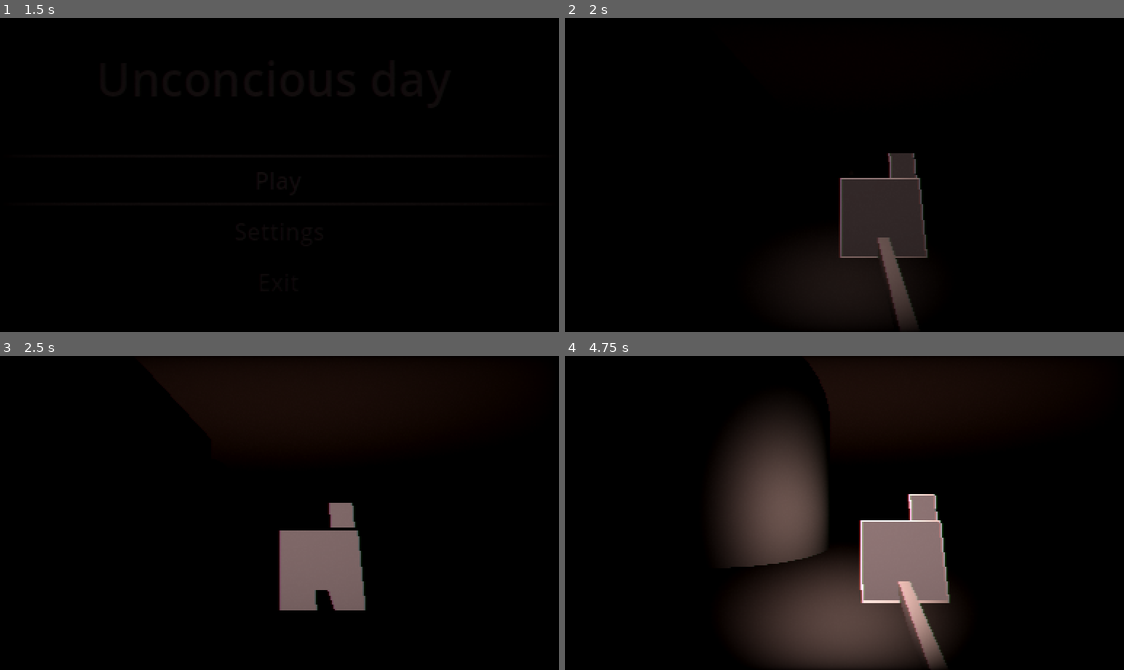
Above: before the commit, frames 1-4 (two rows, left to right).
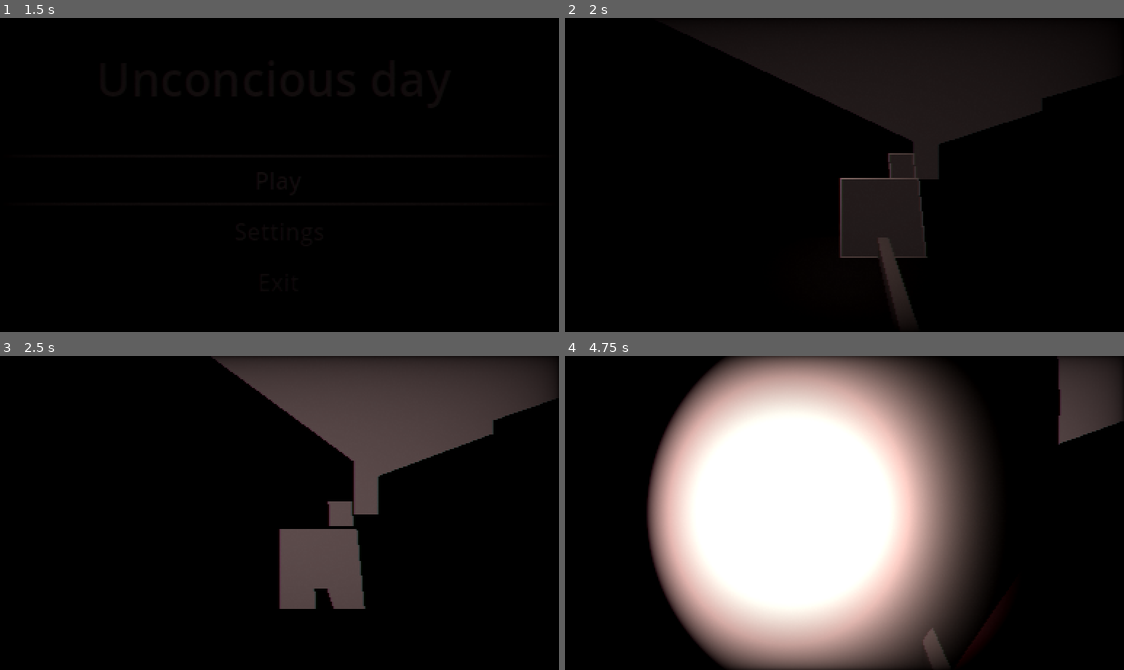
Above: after the commit, the same moments.

Repository: KamiNuke/SpookyJam
Game: Godot game, scene res://scenes/default.tscn
The game is run twice, just before and just after one commit, with the same random seed, the same clock (stepped at 60 frames per second) and the same inputs. The engine's default icon, where the game draws it, is replaced by a stand-in: a white triangle on a blue panel in a dark square.
Inputs (mouse positions are in pixels of both pictures, inside the frame that each line leads up to):
- Up to frame 1 (1.5 s): click "Play" at 0.5 s; click "Play" at 1.25 s
- Up to frame 2 (2 s): no input
- Up to frame 3 (2.5 s): move the mouse to (307, 513) at 2.02 s; hold W (up) from 2.03 s (still down); hold F (flashlight) from 2.03 s (still down)
- Up to frame 4 (4.75 s): keep holding W (up); move the mouse to (816, 513) at 2.77 s; release F (flashlight) at 2.78 s; tap Shift (sprint) at 2.85, 4.35 s; move the mouse to (861, 506) at 3.52 s; hold F (flashlight) 3.53-4.28 s; move the mouse to (838, 519) at 4.27 s

Frame 1 is identical in both runs. In frame 2, 8.9% of the frame differs, in the area x 27-90%, y 9-96%; in frame 3, 20%; in frame 4, 54%, in the area x 14-100%, y 0-100%.

Commit message:
now you can walk up and down stairs

Diff:
--- a/scenes/levels/fabric-blockout.tscn
+++ b/scenes/levels/fabric-blockout.tscn
@@ -1,6 +1,8 @@
-[gd_scene load_steps=20 format=3 uid="uid://cqttd845lqbw2"]
+[gd_scene load_steps=22 format=3 uid="uid://cqttd845lqbw2"]
 
 [ext_resource type="Texture2D" uid="uid://kmt4pecauj55" path="res://assets/dev/raw-textures/refs/1-segment.png" id="1_6nik8"]
+[ext_resource type="PackedScene" uid="uid://bbck6ynukyxtp" path="res://scenes/utilities/player_controller.tscn" id="2_r67dc"]
+[ext_resource type="PackedScene" uid="uid://bak8ltrhbmlv5" path="res://scenes/utilities/CSGStairMaker3D.tscn" id="3_fxuma"]
 
 [sub_resource type="PlaneMesh" id="PlaneMesh_k3gsl"]
 size = Vector2(60, 60)
@@ -321,3 +323,11 @@
 [node name="CSGBox3D3" type="CSGBox3D" parent="front_corpus"]
 transform = Transform3D(1, 0, 0, 0, 1, 0, 0, 0, 1, 0.29699707, 10.133442, 9.599945)
 size = Vector3(10.9, 4.5, 30.6)
+
+[node name="PlayerController" parent="." instance=ExtResource("2_r67dc")]
+transform = Transform3D(1, 0, 0, 0, 1, 0, 0, 0, 1, -18.001308, 1.809734, -16.420845)
+
+[node name="CSGStairMaker3D" parent="." instance=ExtResource("3_fxuma")]
+transform = Transform3D(1, 0, 0, 0, 1, 0, 0, 0, 1, -15.280065, 0.5, -14.544092)
+use_collision = true
+num_stairs = 25
--- a/scenes/main_menu.gd
+++ b/scenes/main_menu.gd
@@ -14,7 +14,7 @@
 	pass
 
 func _on_play_button_button_up() -> void:
-	emit_signal("change_scene", get_node("."), "res://scenes/levels/test_level.tscn")
+	emit_signal("change_scene", get_node("."), "res://scenes/levels/fabric-blockout.tscn")
 
 func _on_exit_button_button_up() -> void:
 	emit_signal("change_scene", get_node("."), "res://scenes/quit_scene.tscn")
--- /dev/null
+++ b/scenes/utilities/CSGStairMaker3D.tscn
@@ -0,0 +1,64 @@
+[gd_scene load_steps=2 format=3 uid="uid://bak8ltrhbmlv5"]
+
+[sub_resource type="GDScript" id="GDScript_0eugj"]
+script/source = "@tool
+extends CSGBox3D
+
+@export var num_stairs : int = 10
+
+var _cur_num_stairs = -1
+var _cur_size : Vector3
+
+func make_stairs():
+	#if not Engine.is_editor_hint():
+		#return
+	#
+	num_stairs = clampi(num_stairs, 0, 999)
+
+	var stairs_poly = $StairsSubtractCSG#add_fresh_stairs_csg_poly()
+
+	var point_arr : PackedVector2Array = PackedVector2Array()
+	var step_height = self.size.y / num_stairs
+	var step_width = self.size.x / num_stairs
+
+	if num_stairs == 0:
+		# For 0 stairs make a ramp
+		point_arr.append(Vector2(self.size.x, self.size.y))
+		point_arr.append(Vector2(0, self.size.y))
+		point_arr.append(Vector2(0, 0))
+	else:
+		# Creating the points for the stairs polygon
+		for i in range(num_stairs - 1):
+			point_arr.append(Vector2(i * step_width, (i + 1) * step_height))
+			if i < num_stairs:
+				point_arr.append(Vector2((i + 1) * step_width, (i + 1) * step_height))
+
+		# Closing the polygon by adding the last two points
+		point_arr.append(Vector2(self.size.x - step_width, self.size.y))
+		point_arr.append(Vector2(0, self.size.y))
+
+	stairs_poly.polygon = point_arr
+
+	stairs_poly.depth = self.size.z
+
+	stairs_poly.position.z = self.size.z / 2.0
+	stairs_poly.position.y = -self.size.y / 2.0
+	stairs_poly.position.x = -self.size.x / 2.0
+
+	_cur_num_stairs = num_stairs
+	_cur_size = self.size
+
+# Called every frame. 'delta' is the elapsed time since the previous frame.
+func _process(_delta):
+	if _cur_num_stairs != num_stairs or _cur_size != self.size:
+		make_stairs()
+"
+
+[node name="CSGStairMaker3D" type="CSGBox3D"]
+script = SubResource("GDScript_0eugj")
+num_stairs = 4
+
+[node name="StairsSubtractCSG" type="CSGPolygon3D" parent="."]
+transform = Transform3D(1, 0, 0, 0, 1, 0, 0, 0, 1, -0.5, -0.5, 0.5)
+operation = 2
+polygon = PackedVector2Array(0, 0.25, 0.25, 0.25, 0.25, 0.5, 0.5, 0.5, 0.5, 0.75, 0.75, 0.75, 0.75, 1, 0, 1)
--- a/scenes/utilities/player_controller.gd
+++ b/scenes/utilities/player_controller.gd
@@ -15,10 +15,19 @@
 const BASE_FOV = 75.0
 const CHANGE_FOV = 1.5
 
+# stairs
+const MAX_STEP_HEIGHT = 0.75
+var _snapped_to_stairs_last_frame := false
+var _last_frame_was_on_floor = -INF
+
 @onready var head: Node3D = $head
 @onready var camera: Camera3D = $head/Camera3D
 @onready var spotlight_front: SpotLight3D = $head/Camera3D/front_spotlight
 @onready var spotlight_back: SpotLight3D = $head/equipment/move_cam2/back_spotlight
+
+@onready var top_ray_cast: RayCast3D = $TopRayCast
+@onready var bottom_ray_cast: RayCast3D = $BottomRayCast
+
 
 func _ready() -> void:
 	Input.set_mouse_mode(Input.MOUSE_MODE_CAPTURED)
@@ -51,7 +60,8 @@
 	# As good practice, you should replace UI actions with custom gameplay actions.
 	var input_dir := Input.get_vector("left", "right", "up", "down")
 	var direction := (head.transform.basis * Vector3(input_dir.x, 0, input_dir.y)).normalized()
-	if is_on_floor():
+	if is_on_floor() or _snapped_to_stairs_last_frame:
+		_last_frame_was_on_floor = Engine.get_physics_frames()
 		if direction:
 			velocity.x = direction.x * speed
 			velocity.z = direction.z * speed
@@ -73,8 +83,48 @@
 	var target_fov = BASE_FOV + CHANGE_FOV * velocity_clamped
 	camera.fov = lerp(camera.fov, target_fov, delta * 8.0)
 
-	move_and_slide()
+	if !_snap_up_to_stairs_check(delta):
+		move_and_slide()
+		_snap_down_to_stairs_check()
 
+func is_surface_too_steep(normal: Vector3) -> bool:
+	return normal.angle_to(Vector3.UP) > floor_max_angle
+
+func _snap_up_to_stairs_check(delta) -> bool:
+	if !is_on_floor() and !_snapped_to_stairs_last_frame:
+		return false
+	var expected_move_motion = velocity * Vector3(1, 0, 1) * delta
+	var step_pos_with_clearance = global_transform.translated(expected_move_motion + Vector3(0, MAX_STEP_HEIGHT * 2, 0))
+
+	var down_check_result = KinematicCollision3D.new()
+	if (test_move(step_pos_with_clearance, Vector3(0, -MAX_STEP_HEIGHT * 2, 0), down_check_result)
+	and (down_check_result.get_collider().is_class("StaticBody3D") or down_check_result.get_collider().is_class("CSGShape3D"))):
+		var step_height = ((step_pos_with_clearance.origin + down_check_result.get_travel()) - global_position).y
+		if step_height > MAX_STEP_HEIGHT or step_height <= 0.01 or (down_check_result.get_position() - global_position).y > MAX_STEP_HEIGHT:
+			return false
+		top_ray_cast.global_position = down_check_result.get_position() + Vector3(0, MAX_STEP_HEIGHT, 0) + expected_move_motion.normalized() * 0.1
+		top_ray_cast.force_raycast_update()
+		if top_ray_cast.is_colliding() and !is_surface_too_steep(top_ray_cast.get_collision_normal()):
+			global_position = step_pos_with_clearance.origin + down_check_result.get_travel()
+			apply_floor_snap()
+			_snapped_to_stairs_last_frame = true
+			return true
+	return false
+
+func _snap_down_to_stairs_check() -> void:
+	var did_snap := false
+
+	bottom_ray_cast.force_raycast_update()
+	var floor_below : bool = bottom_ray_cast.is_colliding() and !is_surface_too_steep(bottom_ray_cast.get_collision_normal())
+	var was_on_floor_last_frame = Engine.get_physics_frames() == _last_frame_was_on_floor
+	if !is_on_floor() and velocity.y <= 0 and (was_on_floor_last_frame or _snapped_to_stairs_last_frame) and floor_below:
+		var body_test_result = KinematicCollision3D.new()
+		if test_move(transform, Vector3(0, -MAX_STEP_HEIGHT, 0), body_test_result):
+			var translate_y = body_test_result.get_travel().y
+			position.y += translate_y
+			apply_floor_snap()
+			did_snap = true
+	_snapped_to_stairs_last_frame = did_snap
 
 func _headbob(time) -> Vector3:
 	var pos = Vector3.ZERO
--- a/scenes/utilities/player_controller.tscn
+++ b/scenes/utilities/player_controller.tscn
@@ -98,3 +98,11 @@
 
 [node name="back_cam" type="Camera3D" parent="head/equipment/cam2"]
 transform = Transform3D(-1, 0, -8.742278e-08, 0, 1, 0, 8.742278e-08, 0, -1, 0, 0.1, 0.11212847)
+
+[node name="TopRayCast" type="RayCast3D" parent="."]
+transform = Transform3D(1, 0, 0, 0, 1, 0, 0, 0, 1, 0, 0.051756352, 0)
+target_position = Vector3(0, -0.55, 0)
+
+[node name="BottomRayCast" type="RayCast3D" parent="."]
+transform = Transform3D(1, 0, 0, 0, 1, 0, 0, 0, 1, 0, -0.243, 0)
+target_position = Vector3(0, -0.75, 0)
